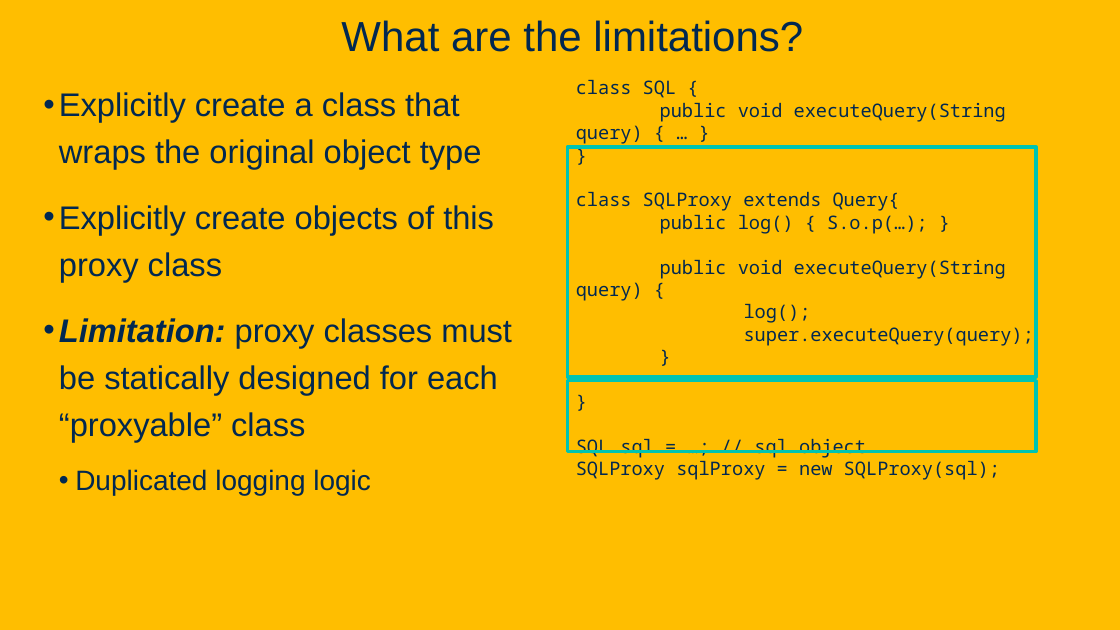
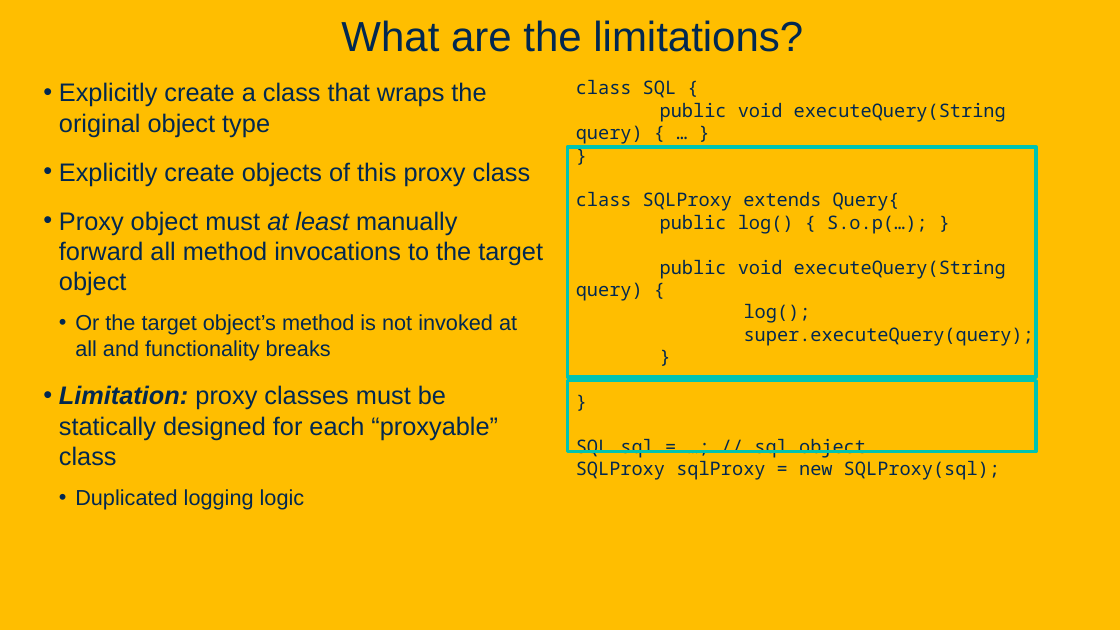
Before and after one commit to davsec-teaching/ECS160-Winter2025, a slide deck: slide 75 of slides/5_annotations_and_reflection.pptx. Drawn at 1120x630 pixels with LibreOffice and Linux fonts; fonts in the diff are those of the drawing; background and template pictures are left out. Boxes give left, top, right and bottom in pixels: in the first picture for what was removed or moved away, otherwise in the second. Text is boxed around its words. In the diff, an @@ line names an element or a change of style, - is before the commit and + after.

Commit message:
updated proxy slides

```diff
--- a/slides/5_annotations_and_reflection.pptx
+++ b/slides/5_annotations_and_reflection.pptx
@@ text at [59, 82, 531, 510]: size 28 to 21.7 pt in "Explicitly create a class that wraps the ...", "Explicitly create objects of this proxy class", "Limitation: proxy classes must be statically designed ..."; size 24 to 18.6 pt in "Duplicated logging logic"; line spacing 1.2 to 1 @@
@@ text at [59, 211, 543, 361]: paragraphs added @@
+• Proxy object must at least manually forward all method invocations to the target object
+  • Or the target object’s method is not invoked at all and functionality breaks
```
Also in this commit, not shown: 6 other slides changed, 1 slide added.
